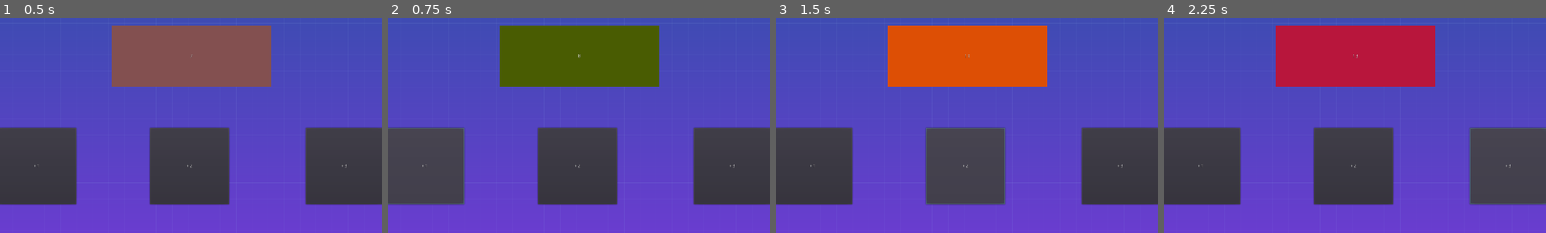
Above: before the commit, frames 1-4 (left to right).
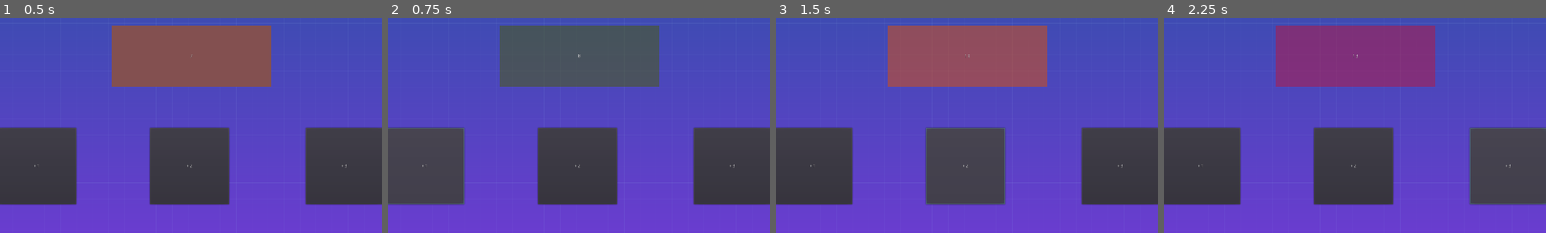
Above: after the commit, the same moments.

Repository: WhiteDragonBorn/GO_DO
Game: Godot game, scene res://Scenes/Control.tscn
Two runs of this game, one before a commit and one after it. Both use one fixed random seed, a clock stepped at 60 frames per second and the inputs below.
Inputs:
- Up to frame 1 (0.5 s): no input
- Up to frame 2 (0.75 s): click "+1" at 0.5 s
- Up to frame 3 (1.5 s): click "+2" at 1.25 s
- Up to frame 4 (2.25 s): click "+3" at 2 s
The pictures show only the part of the screen within x 27-77%, y 28-78%; the shares and areas given below are measured in that part.

Frame 1 is identical in both runs. In frame 2, 12% of the frame differs, in the area x 29-71%, y 3-32%; in frame 3, 12%; in frame 4, 12%.

Commit message:
Update MAIN.gd
Добавил transparency для смены цветов

Diff:
--- a/Scripts/MAIN.gd
+++ b/Scripts/MAIN.gd
@@ -6,36 +6,36 @@
 onready var SCORE = get_node("Track")
 onready var BTNS = [get_node("Button1"),
 					get_node("Button2"),
-					get_node("Button3")] # Все кнопки помещены в список, чтобы
-										 # чтобы их легче было перебирать вместе
+					get_node("Button3")] # Кнопки помещены в список, чтобы
+										 # их легче было перебирать все сразу
 
 onready var TURN = get_node("Turn") # Узел ходов
 var turn_num = 1					# Счётчик ходов
 
-func _ready():
+func _ready(): # Загрузка игры
 	rng.randomize()	# Обновляем наш рандомайзер (иначе одно и то же выдаёт)
 	var randint = rng.randi_range(1,20)
 	SCORE.set_text(str(randint)) # Главный счётчик игры (куча камней)
 
 func _on_Button_pressed():
-	BGC.color = Color(rng.randf(), rng.randf(), rng.randf())
+	BGC.color = Color(rng.randf(), rng.randf(), rng.randf(),0.5)
 	var num = int(SCORE.get_text()) + int(BTNS[1-1].get_text()[1])
 	SCORE.set_text(str(num)) # Обновляем кучу на значение btn
 	turn_num+=1 # Для каждой кнопки, чтобы считать кто ходит
 
 func _on_Button2_pressed():
-	BGC.color = Color(rng.randf(), rng.randf(), rng.randf())
+	BGC.color = Color(rng.randf(), rng.randf(), rng.randf(),0.5)
 	var num = int(SCORE.get_text()) + int(BTNS[2-1].get_text()[1])
 	SCORE.set_text(str(num))
 	turn_num+=1
 
 func _on_Button3_pressed():
-	BGC.color = Color(rng.randf(), rng.randf(), rng.randf())
+	BGC.color = Color(rng.randf(), rng.randf(), rng.randf(),0.5)
 	var num = int(SCORE.get_text()) + int(BTNS[3-1].get_text()[1])
 	SCORE.set_text(str(num))
 	turn_num+=1
 
-func _process(_delta):
+func _process(_delta): # Функция real-time, вызывается каждый frame
 	if turn_num % 2 != 0:         # Чётные - Ваня, Нечёт - Петя
 		TURN.text = "Petya's Turn"
 	else:
